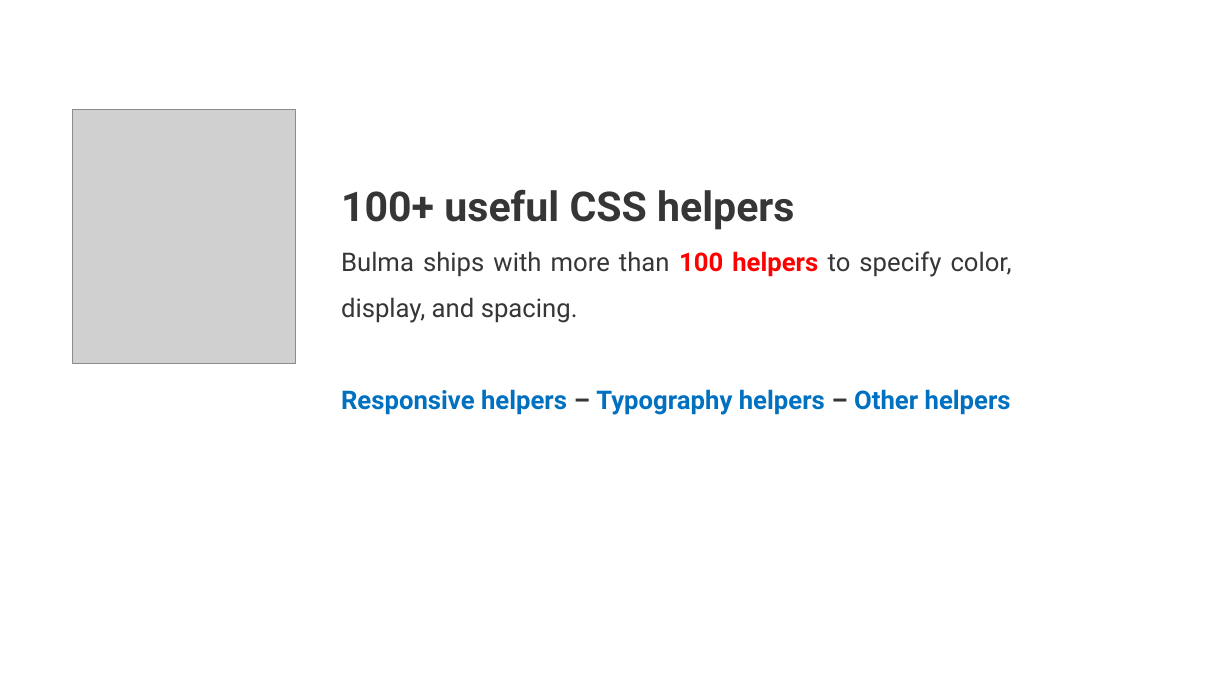
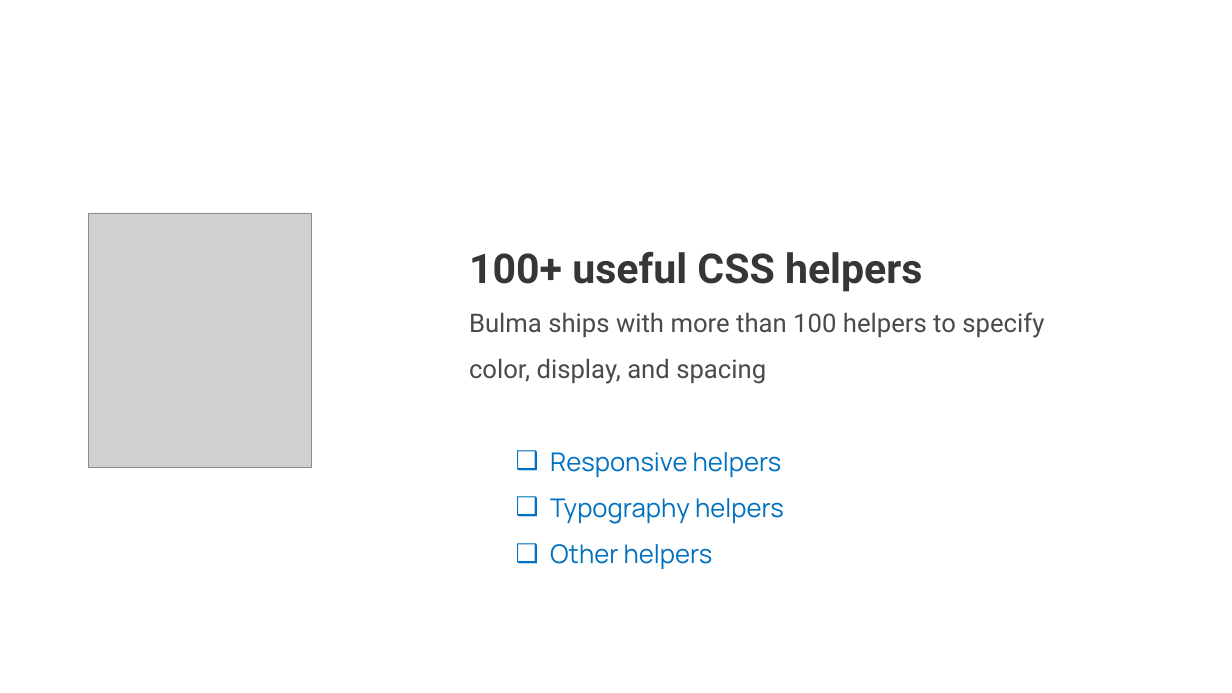
Before and after one commit to myprojectsfile/Learning-Bulma-Course, a slide deck: slide 8 of Course Materials/01- Introduction/01_04 - An Overview of Bulma Framework.pptx (slide 9 before the commit). Drawn at 1232x693 pixels with LibreOffice and Linux fonts; fonts in the diff are those of the drawing; grey boxes stand for pictures. Boxes give left, top, right and bottom in pixels: in the first picture for what was removed or moved away, otherwise in the second. Text is boxed around its words. In the diff, an @@ line names an element or a change of style, - is before the commit and + after.

Commit message:
Contiue more on Bulma Overview Presentation

```diff
--- a/Course Materials/01- Introduction/01_04 - An Overview of Bulma Framework.pptx
+++ b/Course Materials/01- Introduction/01_04 - An Overview of Bulma Framework.pptx
@@ picture removed at <box>73,109,296,364</box> @@
@@ picture added at <box>89,213,311,469</box> @@
@@ text "100+ useful CSS helpers": place and size @@
-text "100+ useful CSS helpers" at <box>341,190,1012,415</box>
+text "100+ useful CSS helpers" at <box>469,252,1044,569</box>
@@ text at <box>469,312,1044,569</box>: text changed; text colour #363636 to #4A4A4A; bold off @@
-Bulma ships with more than 100 helpers to specify color, display, and spacing.
-Responsive helpers – Typography helpers – Other helpers
+Bulma ships with more than 100 helpers to specify color, display, and spacing
+❑ Responsive helpers
+❑ Typography helpers
+❑ Other helpers
```
Also in this commit, not shown: 6 other slides changed, 1 slide removed, 1 other file.
